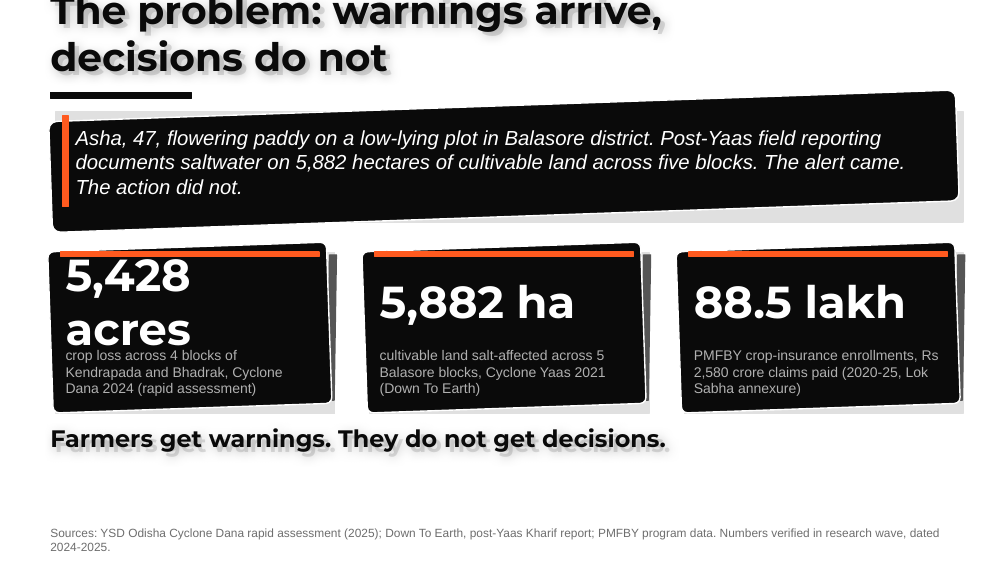
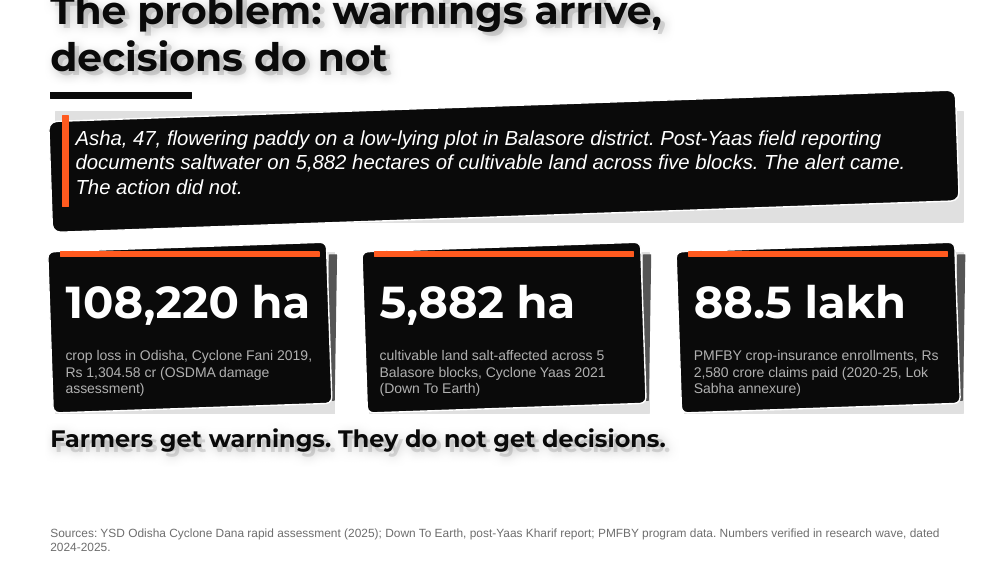
Before and after one commit to harshgounder/craft-n-code, a slide deck: slide 2 of scaffold/deck/KrishiSetu-Round0-20260816.pptx. Drawn at 1008x567 pixels with LibreOffice and Linux fonts; fonts in the diff are those of the drawing. Boxes give left, top, right and bottom in pixels: in the first picture for what was removed or moved away, otherwise in the second. Text is boxed around its words. In the diff, an @@ line names an element or a change of style, - is before the commit and + after.

Commit message:
deck P0 fixes from stress B: Dana out of stats (Fani verified in), Dana rapid-assessment caveat, agronomist-curated not reviewed, Kendrapara spelling

```diff
--- a/scaffold/deck/KrishiSetu-Round0-20260816.pptx
+++ b/scaffold/deck/KrishiSetu-Round0-20260816.pptx
@@ text at (66,284,311,325): text changed @@
-5,428 acres
+108,220 ha
@@ text at (66,350,312,396): text changed @@
-crop loss across 4 blocks of Kendrapada and Bhadrak, Cyclone Dana 2024 (rapid assessment)
+crop loss in Odisha, Cyclone Fani 2019, Rs 1,304.58 cr (OSDMA damage assessment)
```
Also in this commit, not shown: 3 other slides changed, 1 other file.
